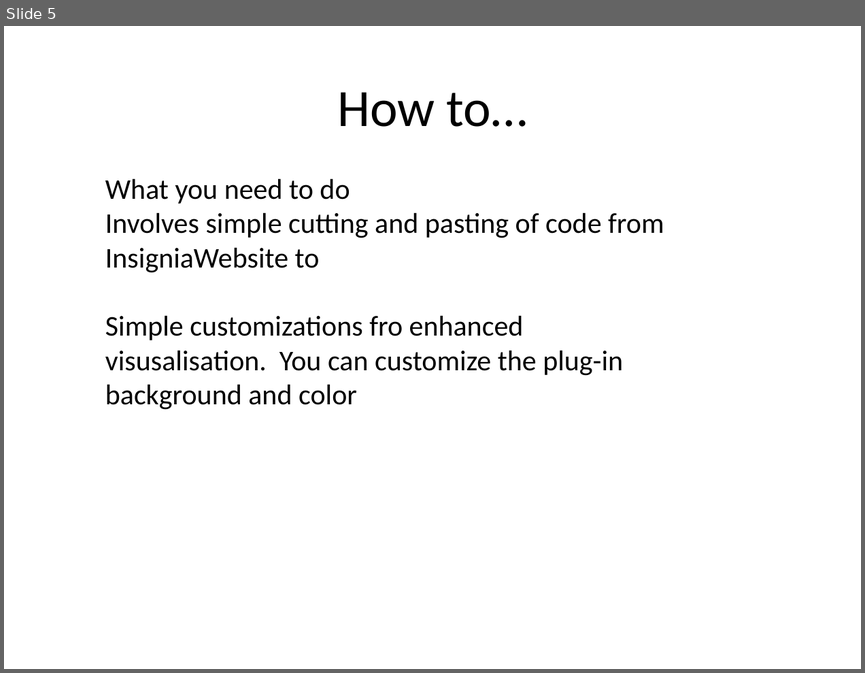
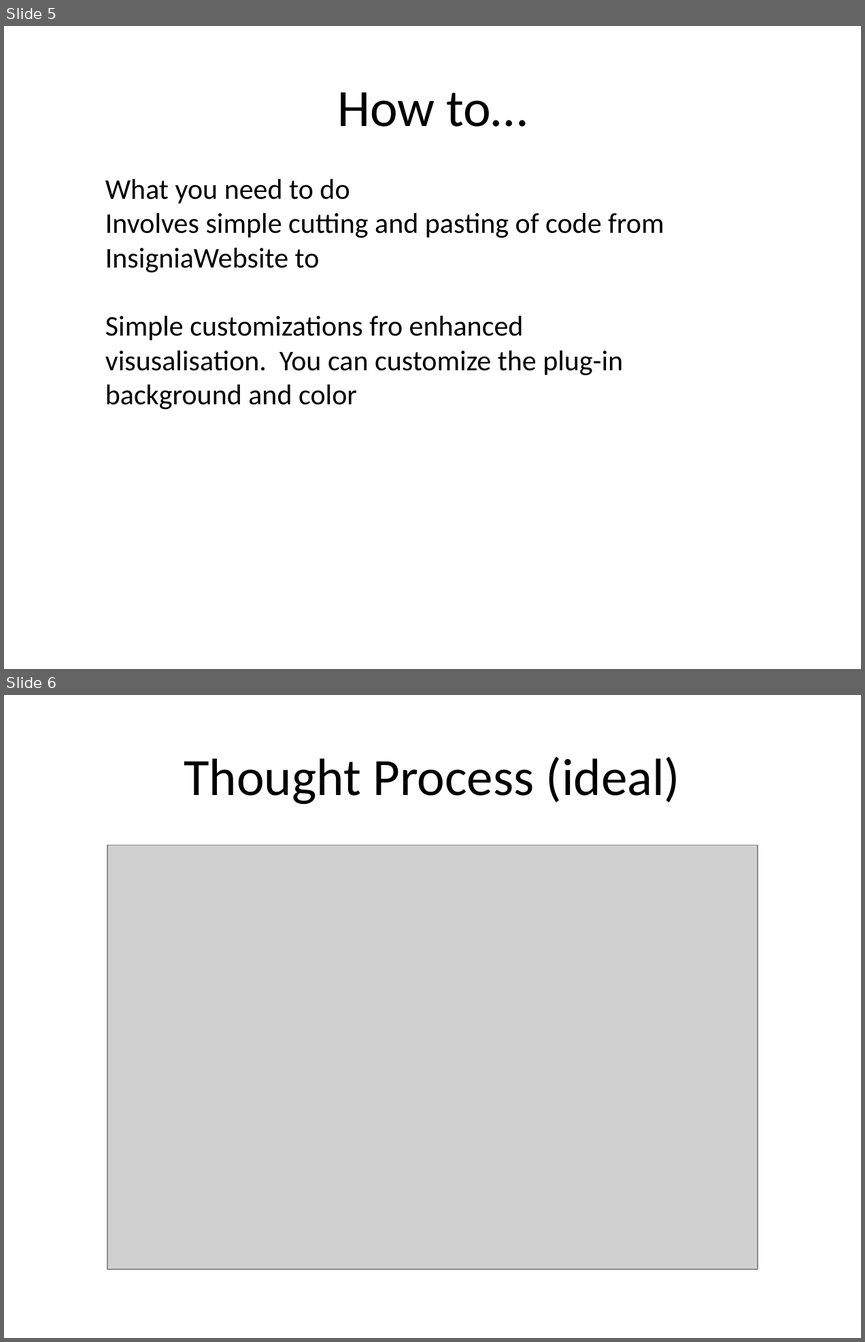
Before and after one commit to WebDevBootcamp/AJAP, a slide deck: presentation/AJAP.ppt. Shown one above the other, each under a label of ours: slide 5 before the commit, slides 5 and 6 after it. The pictures are 865x673 and 865x1342 pixels, drawn with LibreOffice and Linux fonts; fonts in the diff are those of the drawing; grey boxes stand for pictures. Boxes give left, top, right and bottom in pixels: in the first picture for what was removed or moved away, otherwise in the second. Text is boxed around its words. In the diff, an @@ line names an element or a change of style, - is before the commit and + after.

Commit message:
adds photos to ppt

```diff
--- a/presentation/AJAP.ppt
+++ b/presentation/AJAP.ppt
@@ slide 6 added at (4,695,861,1338), background #FFFFFF @@
@@ title added at (184,757,680,804), 44 pt, text #000000 @@
+Thought Process (ideal)
@@ picture added at (107,845,758,1269) @@
```
Also in this commit, not shown: 1 other slide added.
